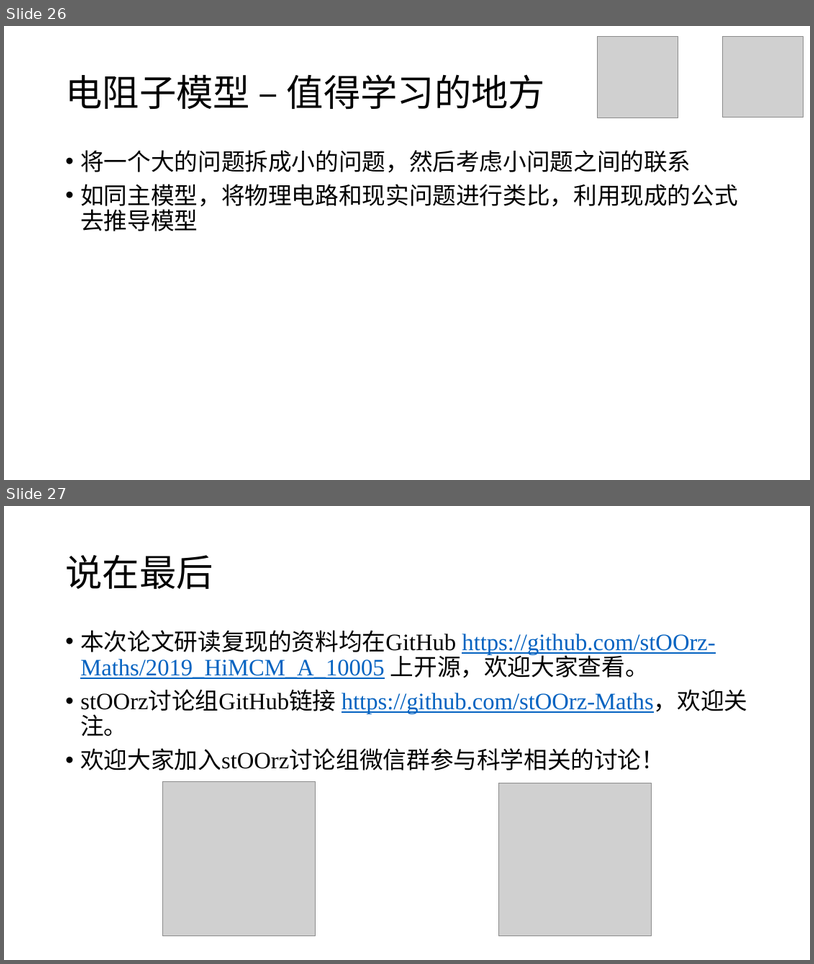
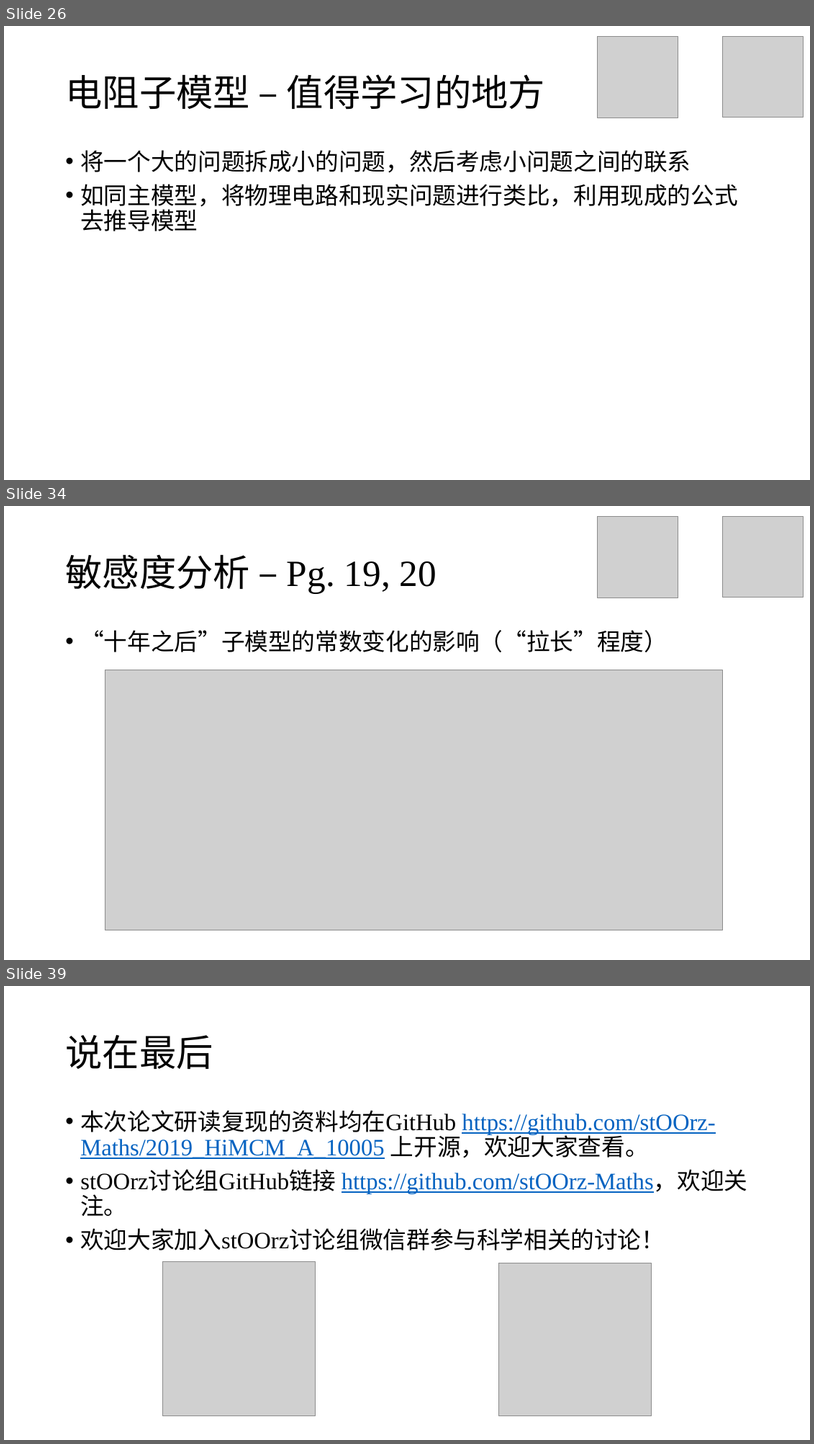
Before and after one commit to stOOrz-Science-Mind/2019_HiMCM_A_10005, a slide deck: 10005.pptx. Shown one above the other, each under a label of ours: slides 26 and 27 before the commit, slides 26, 34 and 39 after it; the slides between them are not shown. The pictures are 814x964 and 814x1444 pixels, drawn with LibreOffice and Linux fonts; fonts in the diff are those of the drawing; grey boxes stand for pictures. Boxes give left, top, right and bottom in pixels: in the first picture for what was removed or moved away, otherwise in the second. Text is boxed around its words. In the diff, an @@ line names an element or a change of style, - is before the commit and + after.

```diff
--- a/10005.pptx
+++ b/10005.pptx
@@ slide 34 added at box(4, 506, 810, 960), background #FFFFFF @@
@@ picture added at box(598, 516, 679, 597) @@
@@ picture added at box(723, 516, 804, 597) @@
@@ title added at box(65, 554, 437, 593), 44 pt, text #000000 @@
+敏感度分析 – Pg. 19, 20
@@ text added at box(80, 630, 668, 652), 28 pt, text #000000 @@
+• “十年之后”子模型的常数变化的影响（“拉长”程度）
@@ picture added at box(105, 670, 723, 929) @@
@@ what was slide 27 is now slide 39 @@
```
Also in this commit, not shown: 3 slides changed, 11 other slides added, 2 other files.
